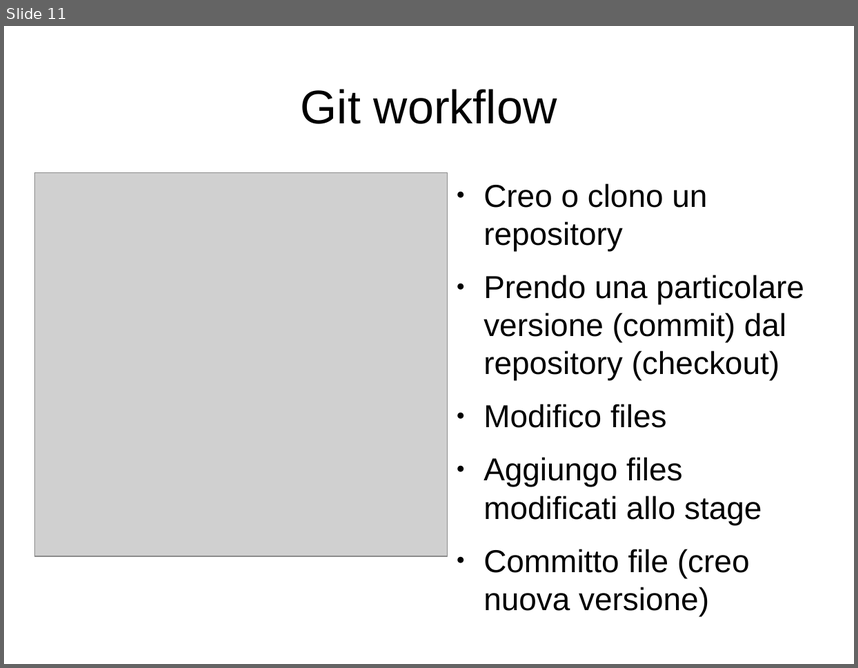
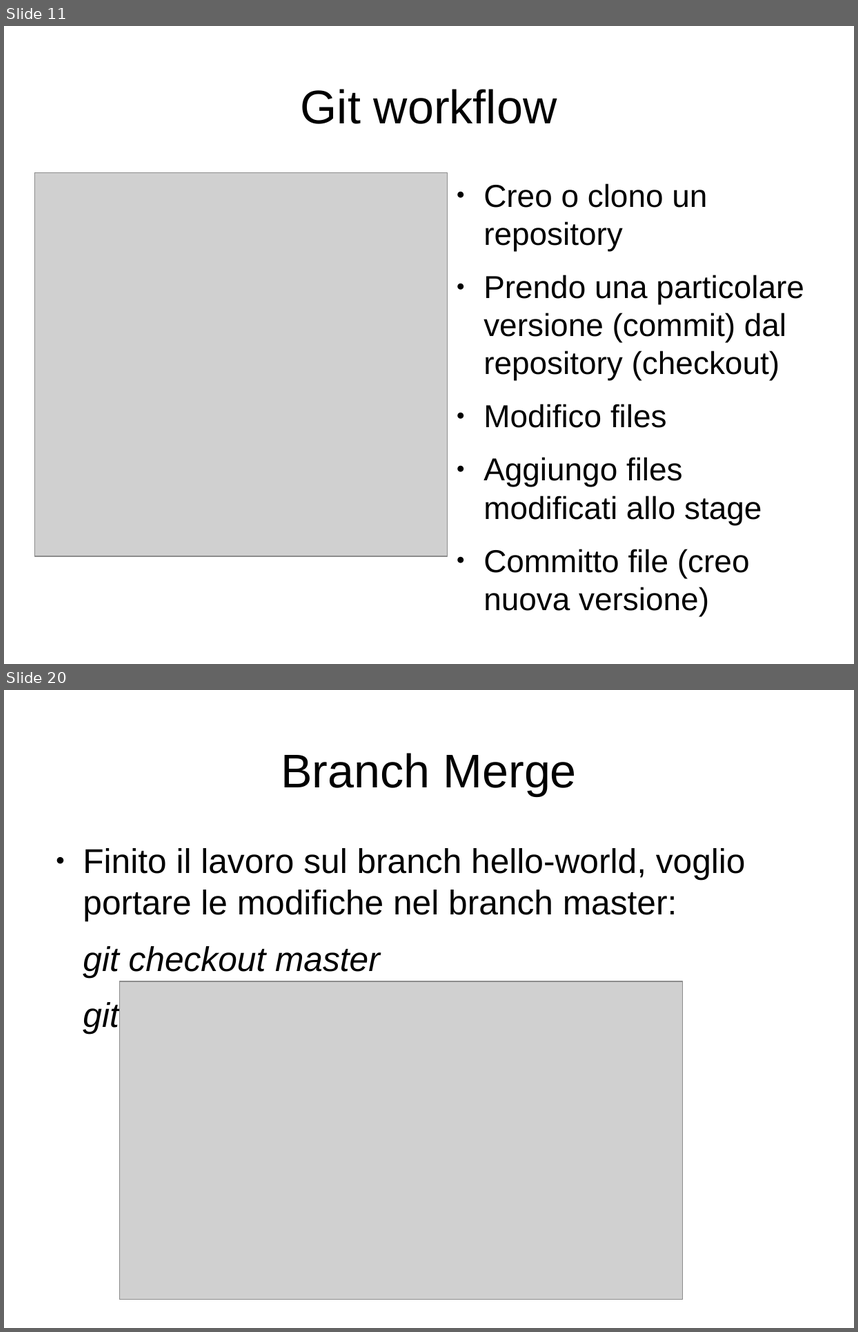
Before and after one commit to lucamariani/corso_diapositive, a slide deck: lez1.odp. Shown one above the other, each under a label of ours: slide 11 before the commit, slides 11 and 20 after it; the slides between them are not shown. The pictures are 858x668 and 858x1332 pixels, drawn with LibreOffice and Linux fonts; fonts in the diff are those of the drawing; grey boxes stand for pictures. Boxes give left, top, right and bottom in pixels: in the first picture for what was removed or moved away, otherwise in the second. Text is boxed around its words. In the diff, an @@ line names an element or a change of style, - is before the commit and + after.

```diff
--- a/lez1.odp
+++ b/lez1.odp
@@ slide 20 added at (4, 690, 854, 1328), background #FFFFFF @@
@@ title added at (281, 753, 577, 796), 44 pt, text #000000 @@
+Branch Merge
@@ text added at (83, 848, 746, 1034), 32 pt, text #000000 @@
+● Finito il lavoro sul branch hello-world, voglio portare le modifiche nel branch master:
+git checkout master
+git merge hello-world
@@ picture added at (120, 982, 683, 1299) @@
```
Also in this commit, not shown: 2 slides changed, 7 other slides added.
